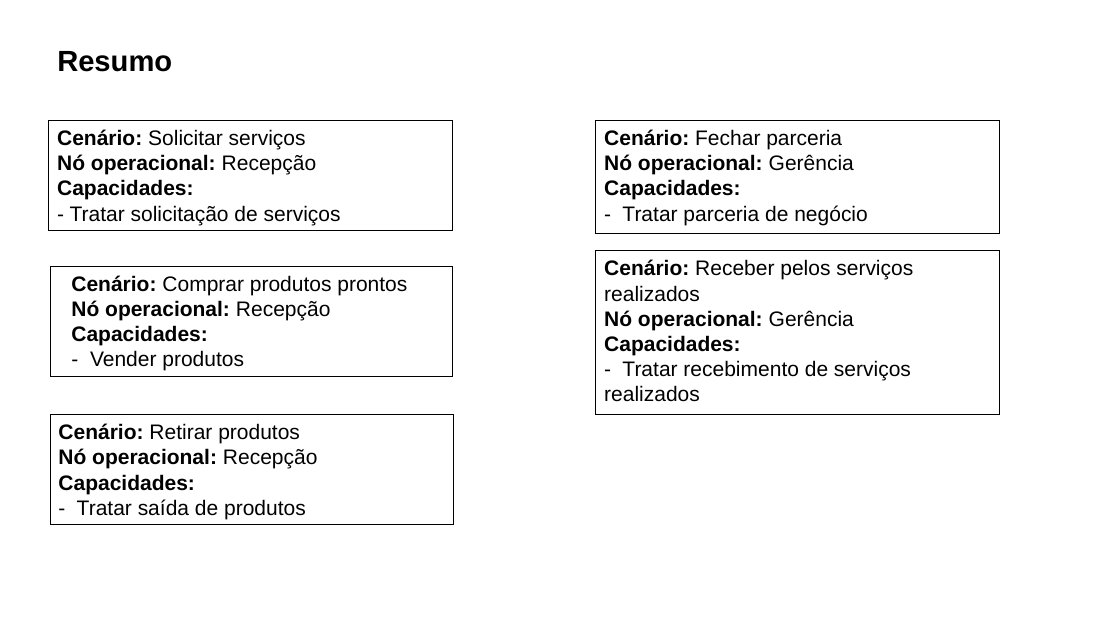
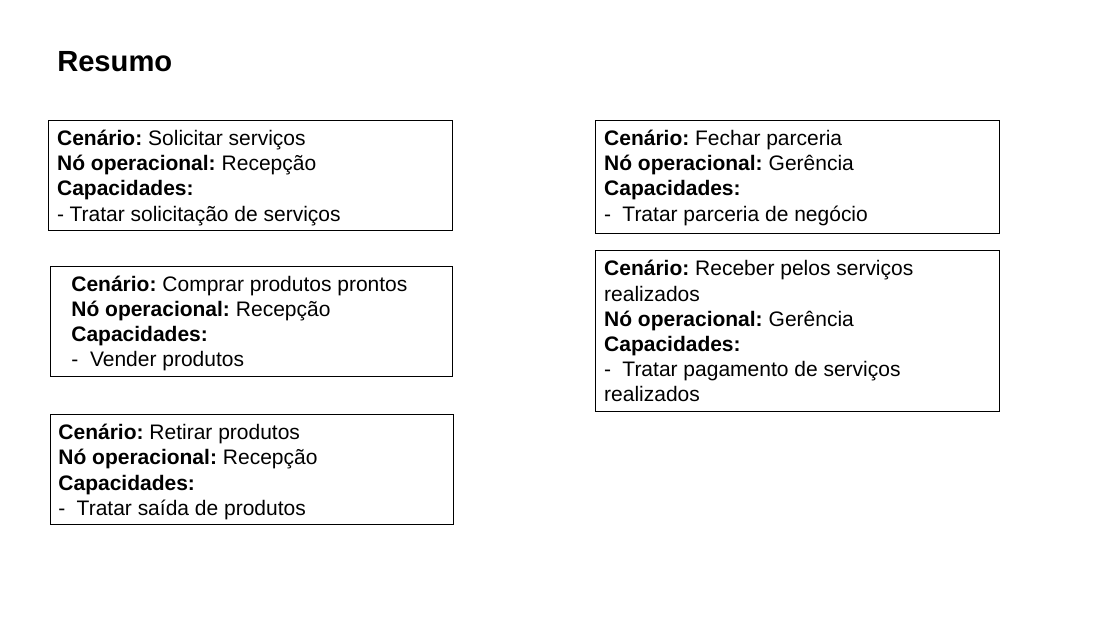
Before and after one commit to Victor-Xokito/Engenharia_de_software-TPD_Gr-fica, a slide deck: slide 7 of 15- Arquitetura de Negócio para cada Cenário .pptx. Drawn at 1120x630 pixels with LibreOffice and Linux fonts; fonts in the diff are those of the drawing. Boxes give left, top, right and bottom in pixels: in the first picture for what was removed or moved away, otherwise in the second. Text is boxed around its words. In the diff, an @@ line names an element or a change of style, - is before the commit and + after.

```diff
--- a/15- Arquitetura de Negócio para cada Cenário .pptx
+++ b/15- Arquitetura de Negócio para cada Cenário .pptx
@@ text in rectangle at [604, 360, 901, 402]: text changed @@
-- Tratar recebimento de serviços realizados
+- Tratar pagamento de serviços realizados
```
Also in this commit, not shown: 1 other slide changed, 1 other file.
